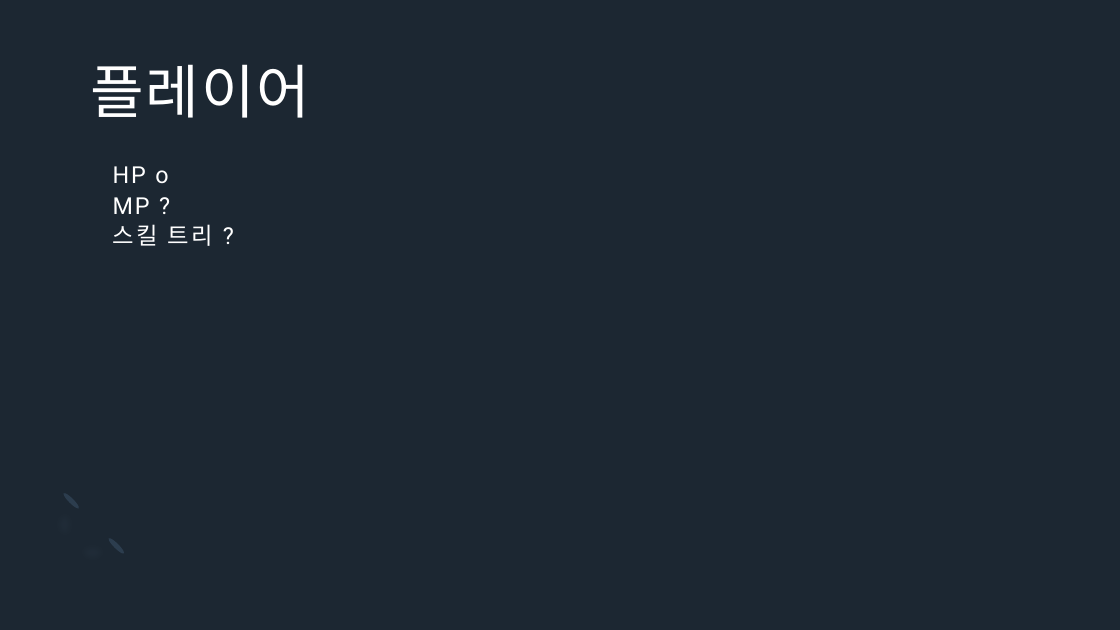
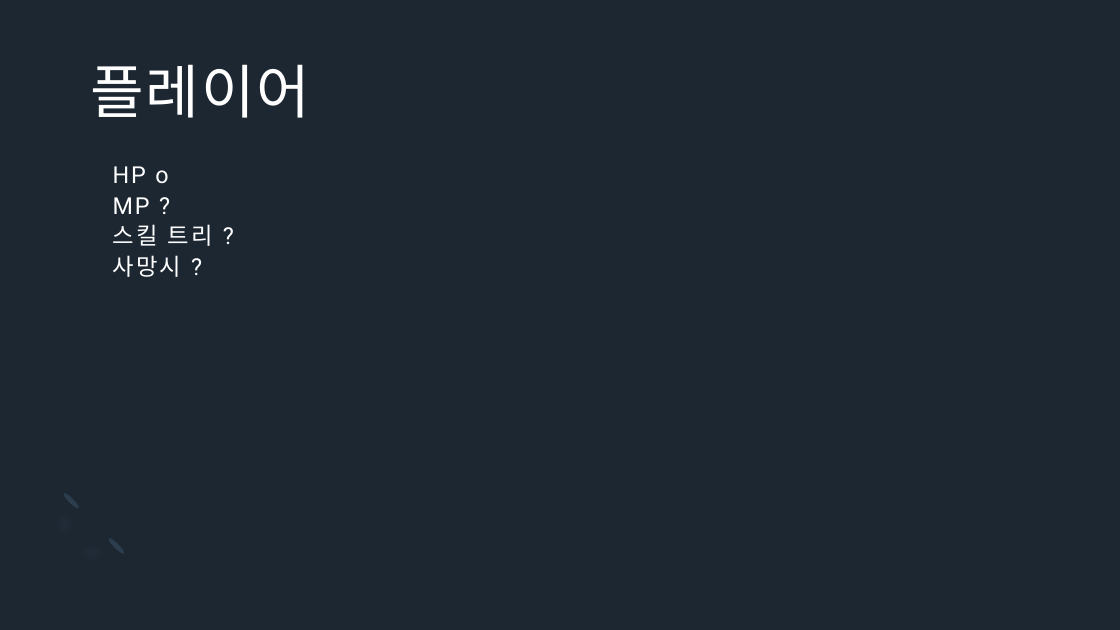
Before and after one commit to Icloy/2D_Roguelike, a slide deck: slide 9 of 기획서.pptx. Drawn at 1120x630 pixels with LibreOffice and Linux fonts; fonts in the diff are those of the drawing. Boxes give left, top, right and bottom in pixels: in the first picture for what was removed or moved away, otherwise in the second. Text is boxed around its words. In the diff, an @@ line names an element or a change of style, - is before the commit and + after.

```diff
--- a/기획서.pptx
+++ b/기획서.pptx
@@ title at [113,166,213,277]: text changed @@
-HP o
-MP ?
-스킬 트리 ?
+HP o
+MP ?
+스킬 트리 ?
+사망시 ?
```
Also in this commit, not shown: 5 other slides changed, 1 slide added, 2 slides removed, 1 other file.
